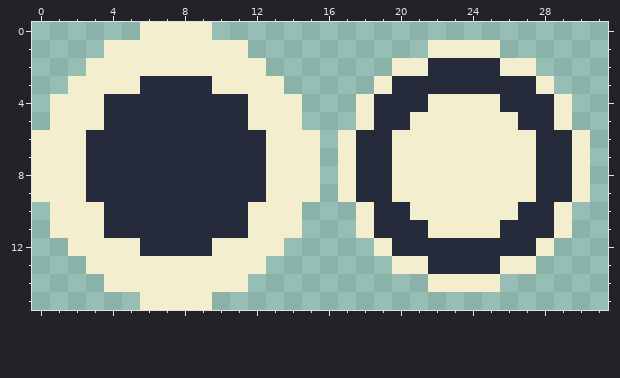
One commit to this pixel-art sprite: Assets/Sprites/Projectiles/enemySmall.png. Above: the version before the commit.
The file is 32x16 pixels.
And afterwards:
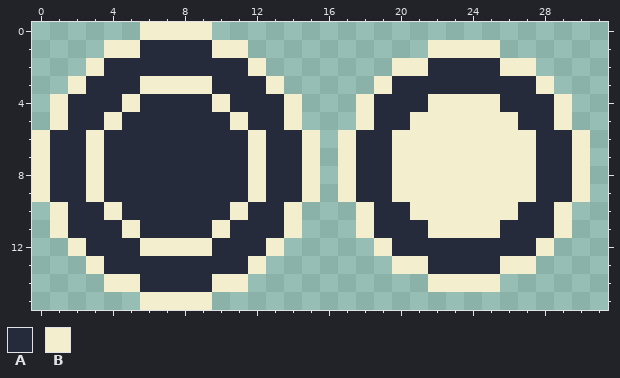
Palette (. is transparent): A #252b3a  B #f3eece
What changed:
y 1: x 6..9 BBBB -> AAAA
y 2: x 4..11 BBBBBBBB -> AAAAAAAA
y 3: x 3..12 BBBAAAABBB -> AAABBBBAAA
y 4: x 2..3 BB -> AA; x 5 A -> B; x 10 A -> B; x 12..13 BB -> AA
y 5: x 2..4 BBA -> AAB; x 11..13 ABB -> BAA
y 6..9: x 1..3 BBA -> AAB; x 12..14 ABB -> BAA
y 10: x 2..4 BBA -> AAB; x 11..13 ABB -> BAA
y 11: x 2..3 BB -> AA; x 5 A -> B; x 10 A -> B; x 12..13 BB -> AA
y 12: x 3..12 BBBAAAABBB -> AAABBBBAAA
y 13: x 4..11 BBBBBBBB -> AAAAAAAA
y 14: x 6..9 BBBB -> AAAA
Changed places in both pictures, as pixel boxes (x1, y1, x2, y2):
changed: (50, 40, 302, 292)
